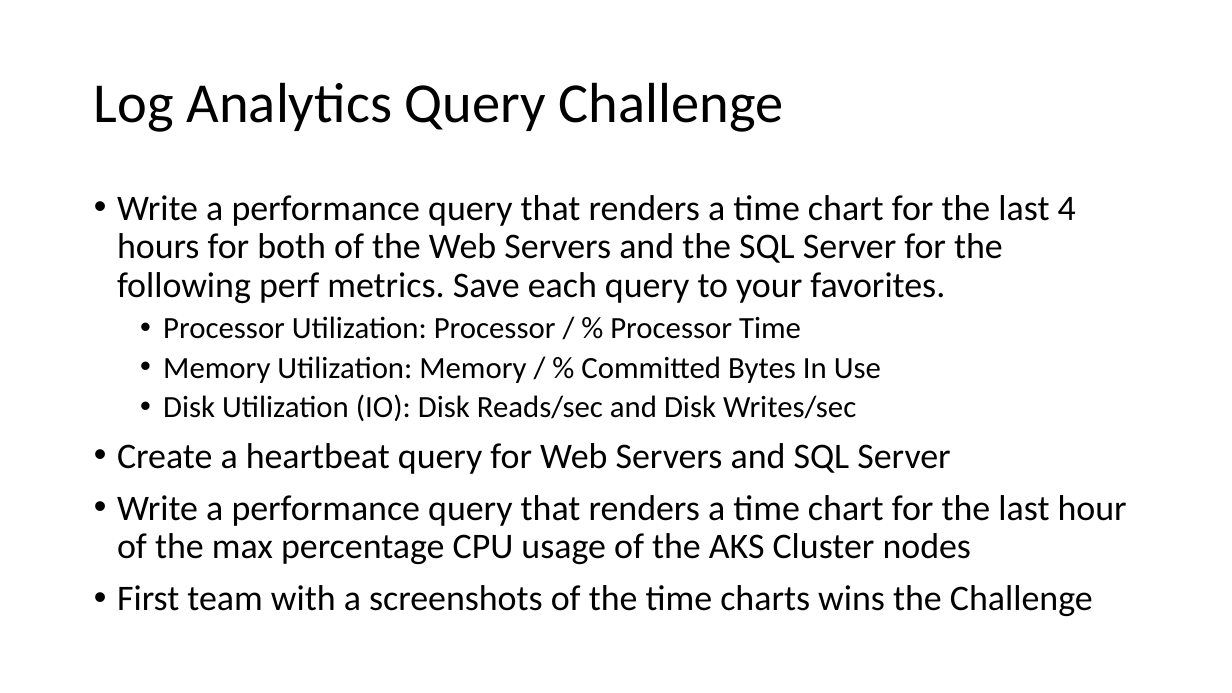
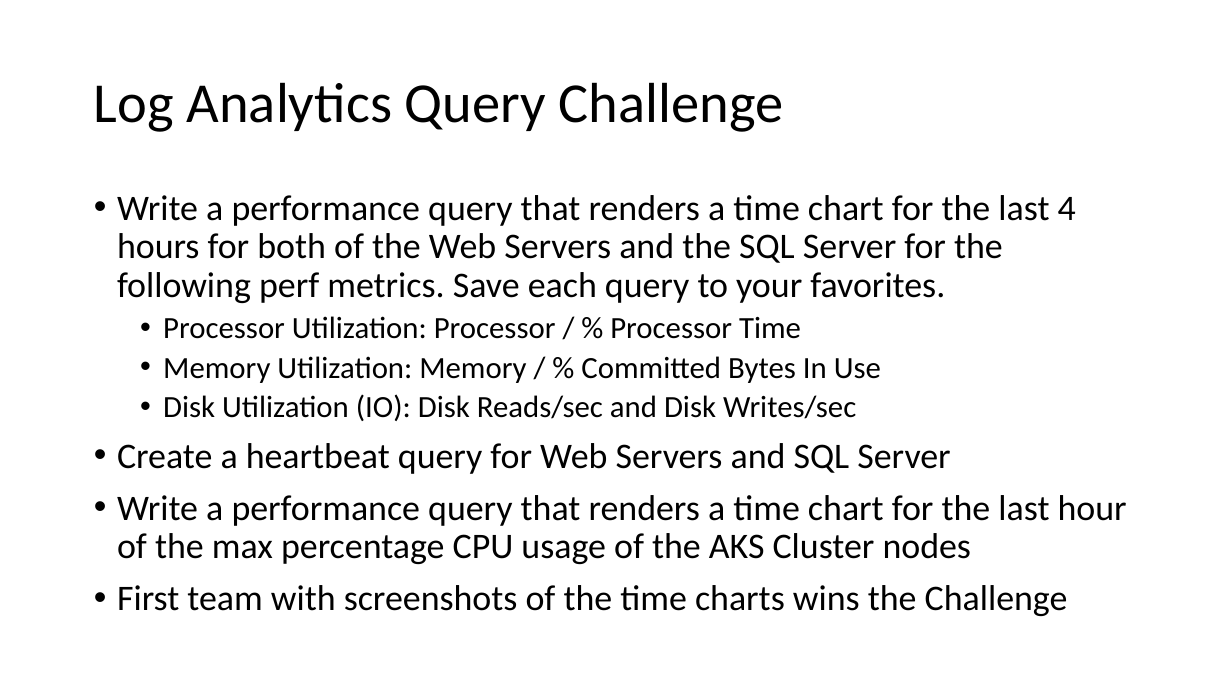
Before and after one commit to msghaleb/AzureMonitorHackathon, a slide deck: slide 9 of Student/Guides/Challenges.pptx. Drawn at 1232x693 pixels with LibreOffice and Linux fonts; fonts in the diff are those of the drawing. Boxes give left, top, right and bottom in pixels: in the first picture for what was removed or moved away, otherwise in the second. Text is boxed around its words. In the diff, an @@ line names an element or a change of style, - is before the commit and + after.

Commit message:
Added request for screenshots in challenges

```diff
--- a/Student/Guides/Challenges.pptx
+++ b/Student/Guides/Challenges.pptx
@@ text at (117, 585, 1068, 616): text changed @@
-• First team with a screenshots of the time charts wins the Challenge
+• First team with screenshots of the time charts wins the Challenge
```
Also in this commit, not shown: 5 other slides changed.
